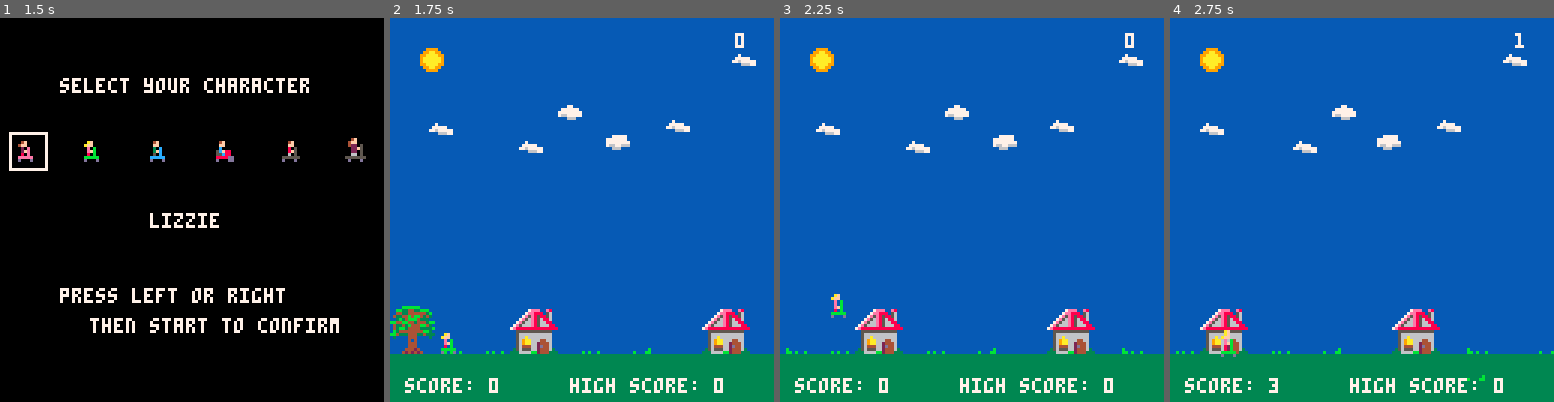
Above: before the commit, frames 1-4 (left to right).
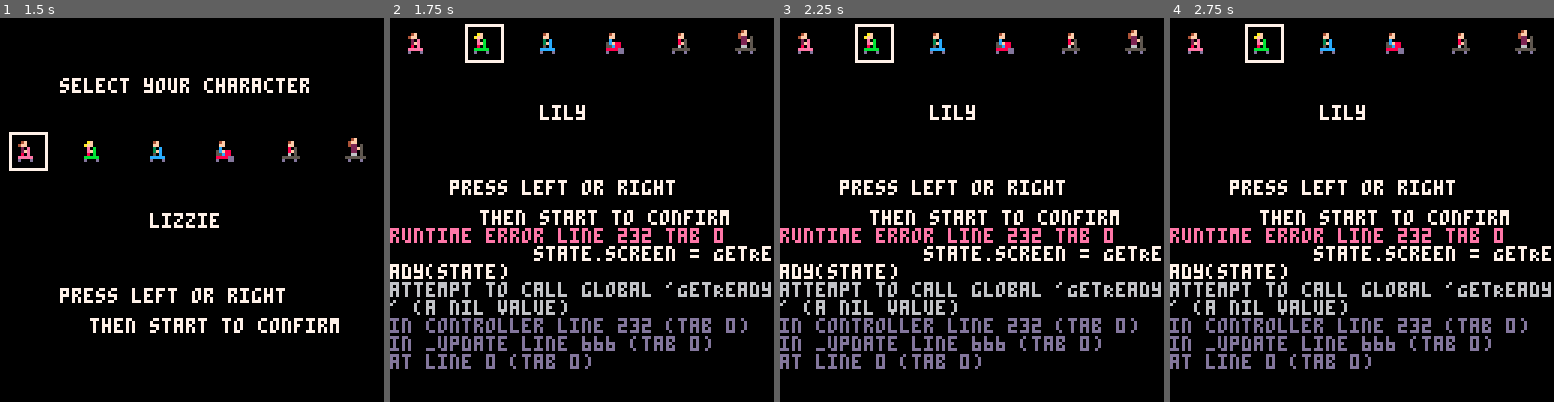
Above: after the commit, the same moments.

Repository: Dads-Games/rainbowriders
Game: PICO-8 cartridge rainbowriders.p8
Two runs of this game, one before a commit and one after it. Both use one fixed random seed, a clock stepped at 60 frames per second and the inputs below.
Inputs:
- Up to frame 1 (1.5 s): tap O (Z key) at 0.7 s
- Up to frame 2 (1.75 s): hold Right from 1.6 s (still down); tap O (Z key) at 1.7 s
- Up to frame 3 (2.25 s): release Right at 2.1 s; tap O (Z key) at 2.1 s
- Up to frame 4 (2.75 s): hold Right from 2.47 s (still down); tap O (Z key) at 2.5 s

Frame 1 is identical in both runs. In frame 2, 100% of the frame differs, in the area x 0-100%, y 0-100%; in frame 3, 100%; in frame 4, 100%.
Error after the commit: runtime error line 232 tab 0; state.screen = GetReady(state); attempt to call global 'GetReady' (a nil value)

Commit message:
feat:get ready!

Diff:
--- /dev/null
+++ b/rainbowfx.p8
@@ -0,0 +1,210 @@
+pico-8 cartridge // http://www.pico-8.com
+version 42
+__lua__
+
+COLOR = {
+    BLACK = 0,
+    DARK_BLUE = 1,
+    DARK_PURPLE = 2,
+    DARK_GREEN = 3,
+    BROWN = 4,
+    DARK_GRAY = 5,
+    LIGHT_GRAY = 6,
+    WHITE = 7,
+    RED = 8,
+    ORANGE = 9,
+    YELLOW = 10,
+    GREEN = 11,
+    BLUE = 12,
+    LAVENDER = 13,
+    PINK = 14,
+    LIGHT_PEACH = 15
+}
+
+local show_pallet = false
+
+particles = {}
+
+function rnd_foliage_sprite_index ()
+    local min = 1
+    local max = 9
+    local sprite_index = flr(rnd(max - min + 1)) + min
+
+    return sprite_index
+end
+
+function Rider (bounce_rate)
+    -- defaults
+    bounce_rate = bounce_rate or 0.1
+
+    local rider = {}
+    local is_bouncing = false
+
+    local sprite_down_index = 48
+    local sprite_up_index = 49
+
+    local tick = 0
+
+    function rider:update ()
+        tick += 1
+        if tick > 1000 then
+            tick = 0
+        end
+    end
+
+    function rider:draw (x, y)
+        local bounce = flr((tick % 30 * bounce_rate) %2)
+        local sprite_index = is_bouncing and sprite_up_index or sprite_down_index
+        print("x: "..x, 10, 10, 7)
+        spr(sprite_index + bounce, x, y)
+    end
+
+
+    return rider
+end
+
+rider = Rider(0.1)
+
+function ReflectiveText ()
+    local reflectiveText = {}
+    local iterator = 0
+
+    reflectiveText.update = function ()
+        iterator += 1
+        if iterator > 1000 then
+            iterator = 0
+        end
+    end
+
+    reflectiveText.draw = function (text, x, y)
+        print(text, x, y, COLOR.WHITE)
+        local base_offset = y + 6
+
+        for i = 1, 6 do
+            local even_odd_operator = i % 2 == 0 and -1 or 1
+            local sin_x = flr(x + sin(iterator / 1000 * i * i) * i / 5 * even_odd_operator)
+
+            clip(sin_x, base_offset + i - 1, 128, 1)
+            print(text, sin_x, base_offset + i - (6 - i), COLOR.DARK_GRAY)
+            clip()
+        end
+    end
+
+    return reflectiveText
+end
+
+
+text = ReflectiveText()
+
+function lerp (a, b, t)
+    return a + (b - a) * t
+end
+
+local rainbow_colors = {
+    COLOR.RED,
+    COLOR.ORANGE,
+    COLOR.YELLOW,
+    COLOR.GREEN,
+    COLOR.BLUE,
+    COLOR.LAVENDER,
+    COLOR.PINK
+}
+local angles = 0
+
+function _update ()
+    angles += 5
+    text.update()
+    rider.update()
+
+    -- toggle pallet on click
+    if btnp(4) then
+        show_pallet = not show_pallet
+    end
+end
+
+function _draw ()
+    cls()
+
+    rider.draw(10, 90)
+
+    -- draw the sky as rain bow the origin is the center of the sun and each beam
+    -- shoots out at a radial angle from the sun
+    -- for i = 0, 32 do
+    --     clip(0, i * 5, 128, 1)
+    --     -- local color_to_draw = flr(#rainbow_colors / 32 * i) + 1
+    --     -- rectfill(0, i * 1, 128, i * 1 + 1, rainbow_colors[color_to_draw])
+
+    --     -- use lines
+    --     local color_to_draw = flr(#rainbow_colors / 32 * i) + 1
+    --     local arc = 128 + sin(angles / 100) * 64
+    --     line(0, arc, 128, i * 4, rainbow_colors[color_to_draw])
+    --     line(128, arc, 0, i * 4, rainbow_colors[color_to_draw])
+
+    --     clip()
+    -- end
+
+
+    -- draw moon top right r ~ 8
+    -- represent with 3 circles
+    -- 1. white circle
+    -- 2. light gray circle
+    -- 3. dark gray circle
+    circfill(110, 8, 8, COLOR.WHITE)
+    circfill(110, 8, 7, COLOR.LIGHT_GRAY)
+    circfill(110, 8, 6, COLOR.DARK_GRAY)
+
+
+    -- draw a body of water
+    rectfill(0, 64, 128, 128, COLOR.DARK_BLUE)
+    text.draw("rAINBOW rIDERS", 20, 58)
+
+    -- draw boarwalk in dark gray below the water as one big rect
+    rectfill(0, 96, 128, 128, COLOR.DARK_GRAY)
+
+    -- draw a color pallet of 4x4 across the top
+    if show_pallet then
+        draw_pallet()
+    end
+end
+
+function draw_pallet ()
+    for i = 0, 15 do
+        rectfill(i * 8, 0, i * 8 + 8, 8, i)
+        -- draw the color number
+        print(i, i * 8 + 2, 10, 1)
+    end
+end
+…(34 lines of a section not shown)…
--- a/src/screens/character_select.lua
+++ b/src/screens/character_select.lua
@@ -17,9 +17,8 @@
         -- Confirm selection and start game
         if btnp(4) then
             player.sprite = selected_char
-            state.screen = Game(state)
+            state.screen = GetReady(state)
             sfx(59) -- character selected sfx
-            music(26, 0, 0)
         end
     end
 
--- /dev/null
+++ b/src/screens/get_ready.lua
@@ -0,0 +1,106 @@
+local GET_READY_TEXT = 'rIDERS rEADY!'
+
+function draw_box (properties)
+    -- white box
+    rect(properties.x, properties.y, properties.x + properties.width, properties.y + properties.height, 7)
+end
+
+function draw_intro_text(properties)
+    local x = properties.x or 0
+    local y = properties.y or 0
+    local letter = properties.letter or ''
+    local color = properties.color or 7
+
+    print(letter, x, y, color)
+end
+
+local get_ready_sequence = {}
+
+-- lets add each letter of the text to the sequence one at a time
+local letter_rainbow_pallet = {
+    8, 9, 10, 11, 12, 13, 14, 15
+}
+for i = 1, #GET_READY_TEXT do
+    local letter = sub(GET_READY_TEXT, i, i)
+    add(get_ready_sequence, {
+        fn = draw_intro_text,
+        properties = {
+            -- centered on screen based on the length of the text
+            x = 128 / 2 - (#GET_READY_TEXT * 4) / 2 + (i - 1) * 4,
+            y = {
+                from = -100,
+                to = 60,
+                ease = Ease.BounceOut,
+            },
+            letter = letter,
+            -- recycle colors if len is greater
+            color = letter_rainbow_pallet[(i - 1) % #letter_rainbow_pallet + 1]
+        },
+        duration = 1 / #GET_READY_TEXT,
+        persists = true,
+        ending = Ending.Stop
+    })
+end
+
+local border_box_sequence = {
+    {
+        fn = draw_box,
+        properties = {
+            x = {
+                from = 128 / 2,
+                to = 128 / 2 - 48,
+                ease = Ease.BounceOut
+            },
+            y = {
+                from = 128 / 2,
+                to = 128 / 2 - 12,
+                ease = Ease.BounceOut
+            },
+            width = {
+                from = 0,
+                to = 96,
+                ease = Ease.BounceOut
+            },
+            height = {
+                from = 0,
+                to = 24,
+                ease = Ease.BounceOut
+            }
+        },
+        duration = 1,
+        persists = true,
+        ending = Ending.Stop
+    }
+}
+
+function GetReady(state)
+    local getReady = {}
+
+    -- config
+    local screen_delay = 3 * 30 -- 3 seconds
+
+    -- state
+    local time_waited = 0
+
+    -- init
+    local animator = Sequencer(get_ready_sequence)
+    local animator2 = Sequencer(border_box_sequence)
+
+    function ready_to_play() return state.ready_to_play end
+
+    function getReady:view()
+        animator()
+        animator2()
+    end
+
+    function getReady:controller()
+        time_waited = time_waited + 1
+
+        if time_waited > screen_delay then
+            state.screen = Game(state)
+            music(25, 0, 0) -- this really should be in the game screen
+        end
+    end
+
+    return getReady
+end
--- /dev/null
+++ b/src/utils/sequencer.lua
@@ -0,0 +1,271 @@
+Ease = {
+    Linear = function(t)
+        return t
+    end,
+
+    QuadIn = function(t)
+        return t * t
+    end,
+
+    QuadOut = function(t)
+        return 1 - (1 - t) * (1 - t)
+    end,
+
+    QuadInOut = function(t)
+        if t < 0.5 then
+            return 2 * t * t
+        else
+            return 1 - (-2 * t + 2)^2 / 2
+        end
+    end,
+
+    CubicIn = function(t)
+        return t * t * t
+    end,
+
+    CubicOut = function(t)
+        return 1 - (1 - t)^3
+    end,
+
+    CubicInOut = function(t)
+        if t < 0.5 then
+            return 4 * t * t * t
+        else
+            return 1 - (-2 * t + 2)^3 / 2
+        end
+    end,
+
+    QuartIn = function(t)
+        return t * t * t * t
+    end,
+
+    QuartOut = function(t)
+        return 1 - (1 - t)^4
+    end,
+
+    QuartInOut = function(t)
+        if t < 0.5 then
+            return 8 * t * t * t * t
+        else
+            return 1 - (-2 * t + 2)^4 / 2
+        end
+    end,
+
+    ExpoIn = function(t)
+        return t == 0 and 0 or 2^(10 * t - 10)
+    end,
+
+    ExpoOut = function(t)
+        return t == 1 and 1 or 1 - 2^(-10 * t)
+    end,
+
+    ExpoInOut = function(t)
+        if t == 0 then
+            return 0
+        elseif t == 1 then
+            return 1
+        elseif t < 0.5 then
+            return 2^(20 * t - 10) / 2
+        else
+            return (2 - 2^(-20 * t + 10)) / 2
+        end
+    end,
+
+    SineIn = function(t)
+        return 1 - cos((t * 3.1415927) / 2)
+    end,
+
+    SineOut = function(t)
+        return sin((t * 3.1415927) / 2)
+    end,
+
+    SineInOut = function(t)
+        return -(cos(3.1415927 * t) - 1) / 2
+    end,
+
+    BackIn = function(t)
+        local c1 = 1.70158
+        local c3 = c1 + 1
+        return c3 * t * t * t - c1 * t * t
+    end,
+
+    BackOut = function(t)
+        local c1 = 1.70158
+        local c3 = c1 + 1
+        return 1 + c3 * (t - 1)^3 + c1 * (t - 1)^2
+    end,
+
+    BackInOut = function(t)
+        local c1 = 1.70158
+        local c2 = c1 * 1.525
+        if t < 0.5 then
+            return (2 * t)^2 * ((c2 + 1) * 2 * t - c2) / 2
+        else
+            return ((2 * t - 2)^2 * ((c2 + 1) * (t * 2 - 2) + c2) + 2) / 2
+        end
+    end,
+
+    ElasticIn = function(t)
+        local c4 = (2 * 3.1415927) / 3
+        if t == 0 then
+            return 0
+        elseif t == 1 then
+            return 1
+        else
+            return -2^(10 * t - 10) * sin((t * 10 - 10.75) * c4)
+        end
+    end,
+
+    ElasticOut = function(t)
+        local c4 = (2 * 3.1415927) / 3
+        if t == 0 then
+            return 0
+        elseif t == 1 then
+            return 1
+        else
+            return 2^(-10 * t) * sin((t * 10 - 0.75) * c4) + 1
+        end
+    end,
+
+    ElasticInOut = function(t)
+        local c5 = (2 * 3.1415927) / 4.5
+        if t == 0 then
+            return 0
+        elseif t == 1 then
+            return 1
+        elseif t < 0.5 then
+            return -(2^(20 * t - 10) * sin((20 * t - 11.125) * c5)) / 2
+        else
+            return (2^(-20 * t + 10) * sin((20 * t - 11.125) * c5)) / 2 + 1
+        end
+    end,
+
+    BounceIn = function(t)
+        return 1 - Ease.BounceOut(1 - t)
+    end,
+
+    BounceOut = function(t)
+        local n1 = 7.5625
+        local d1 = 2.75
+        if t < 1 / d1 then
+            return n1 * t * t
+        elseif t < 2 / d1 then
+            t = t - 1.5 / d1
+            return n1 * t * t + 0.75
+        elseif t < 2.5 / d1 then
+            t = t - 2.25 / d1
+            return n1 * t * t + 0.9375
+        else
+            t = t - 2.625 / d1
+            return n1 * t * t + 0.984375
+        end
+    end,
+
+    BounceInOut = function(t)
+        if t < 0.5 then
+            return (1 - Ease.BounceOut(1 - 2 * t)) / 2
+        else
+            return (1 + Ease.BounceOut(2 * t - 1)) / 2
+        end
+    end
+}
+
+function drawMyBox(properties)
+    local x = properties.x
+    local y = properties.y
+    local width = properties.width
+    local height = properties.height
+    local background = properties.background or 7
+    rect(x, y, x + width, y + height, background)
+end
+
+function Sequencer(sequence)
+    local t = 0
+    local currentIndex = 1
+    local direction = 1
+    local done = false
+    local persistentItems = {}
+
+    local function applyProperties(item, progress)
+        local props = {}
+        for key, value in pairs(item.properties) do
+            if type(value) == "table" and value.from and value.to then
+                -- Animated property
+                local eased_progress = value.ease(progress)
+                props[key] = value.from + (value.to - value.from) * eased_progress
+            else
+                -- Static property
+                props[key] = value
+            end
+        end
+        return props
+    end
+
+    return function()
+        if done and #persistentItems == 0 then return false end
+
+        -- Handle persistent items
+        for _, item in ipairs(persistentItems) do
+            item.fn(item.finalProps)
+        end
+
+        if done then return true end
+
+        local item = sequence[currentIndex]
+        local itemDuration = item.duration * 30  -- Convert seconds to frames (assuming 30 FPS)
+
+        t = t + direction
+
+        if t >= itemDuration then
+            if item.ending == Ending.Stop then
+                t = itemDuration
+                done = true
+            elseif item.ending == Ending.ReverseAndStop then
+                if direction < 0 then
+                    done = true
+                else
+                    direction = -1
+                    t = itemDuration
+                end
+            elseif item.ending == Ending.ReverseAndLoop then
+                direction = -direction
+                t = itemDuration
+            elseif item.ending == Ending.Reset then
+                t = 0
+                currentIndex = currentIndex % #sequence + 1
+            elseif item.ending == Ending.Loop then
+                t = 0
+            else
+                done = true
+            end
+        end
+
+        local progress = mid(0, t / itemDuration, 1)
+        local props = applyProperties(item, progress)
+        item.fn(props)
+
+        if t >= itemDuration then
+            if item.persists then
+                add(persistentItems, {fn = item.fn, finalProps = props})
+            end
+            if currentIndex < #sequence then
+                currentIndex = currentIndex + 1
+                t = 0
+                direction = 1
+                done = false
+            else
+                done = true
+            end
+        end
+
+        return true
+    end
+end
+
+Ending = {
+    Stop = 0,  -- New addition
+    ReverseAndStop = 1,
+    Loop = 2,
+    ReverseAndLoop = 3,
+    Reset = 4,
+}
Not shown, changed: 33 lines of the sprite sheet (__gfx__) section of rainbowfx.p8
